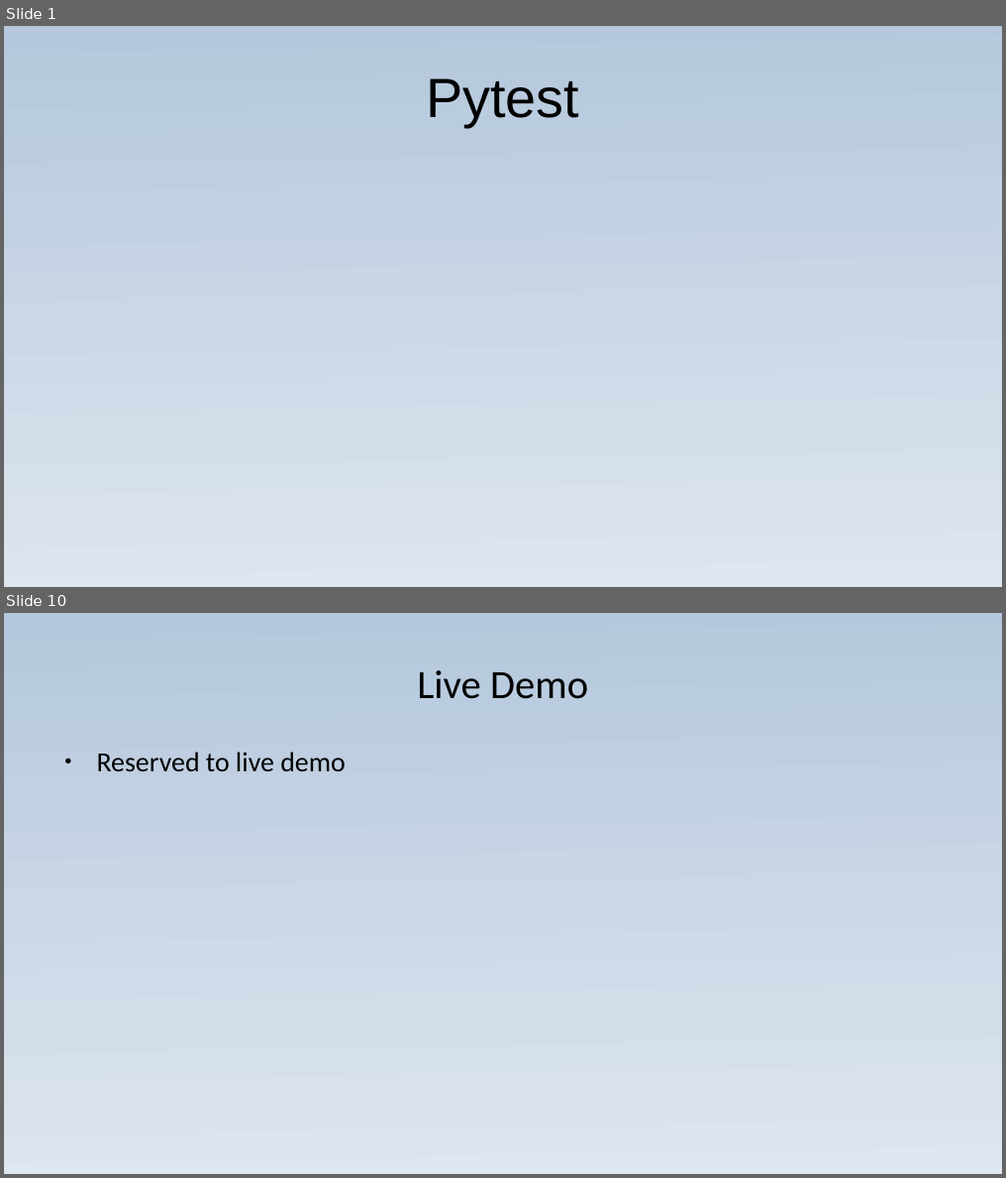
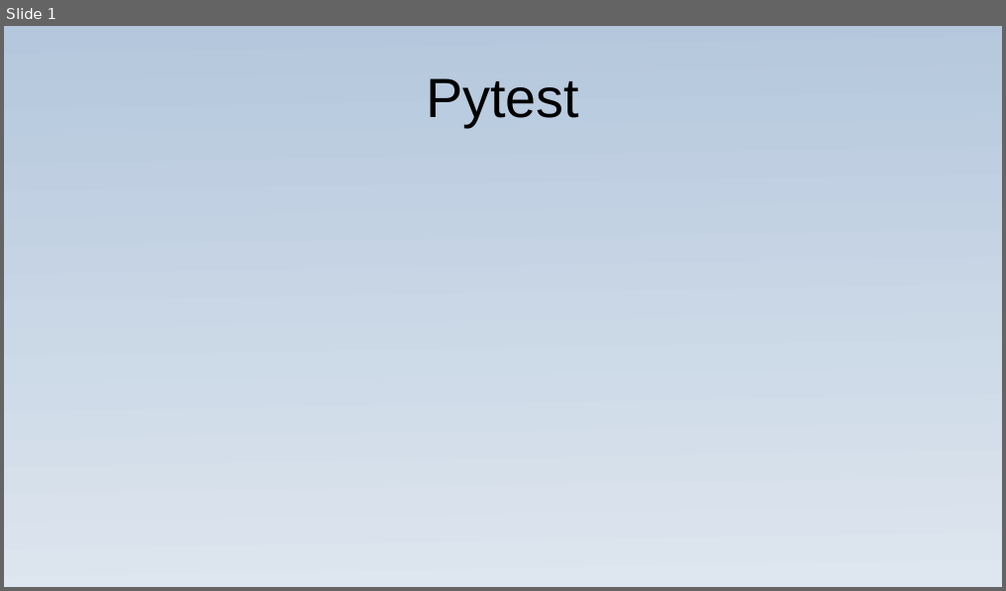
Before and after one commit to JoaoGuilhermedeSa/pitest, a slide deck: Presentation_exibition.ppsx. Shown one above the other, each under a label of ours: slides 1 and 10 before the commit, slide 1 after it; the slides between them are not shown. The pictures are 1006x1178 and 1006x591 pixels, drawn with LibreOffice and Linux fonts; fonts in the diff are those of the drawing; background and template pictures are left out. Boxes give left, top, right and bottom in pixels: in the first picture for what was removed or moved away, otherwise in the second. Text is boxed around its words. In the diff, an @@ line names an element or a change of style, - is before the commit and + after.

```diff
--- a/Presentation_exibition.ppsx
+++ b/Presentation_exibition.ppsx
@@ slide 10 removed at <box>4,613,1002,1174</box>, background gradient #B4C7DC to #DEE6EF @@
@@ title removed at <box>417,670,588,699</box> @@
-Live Demo
@@ text removed at <box>97,752,346,771</box> @@
-● Reserved to live demo
```
Also in this commit, not shown: 1 slide changed, 2 slides added, 3 other slides removed, 1 other file.
